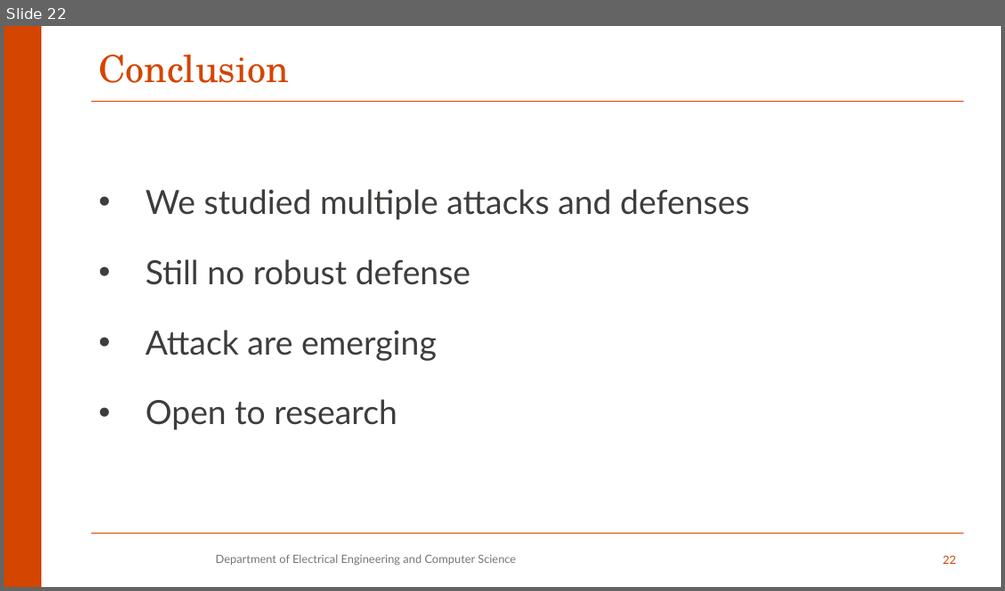
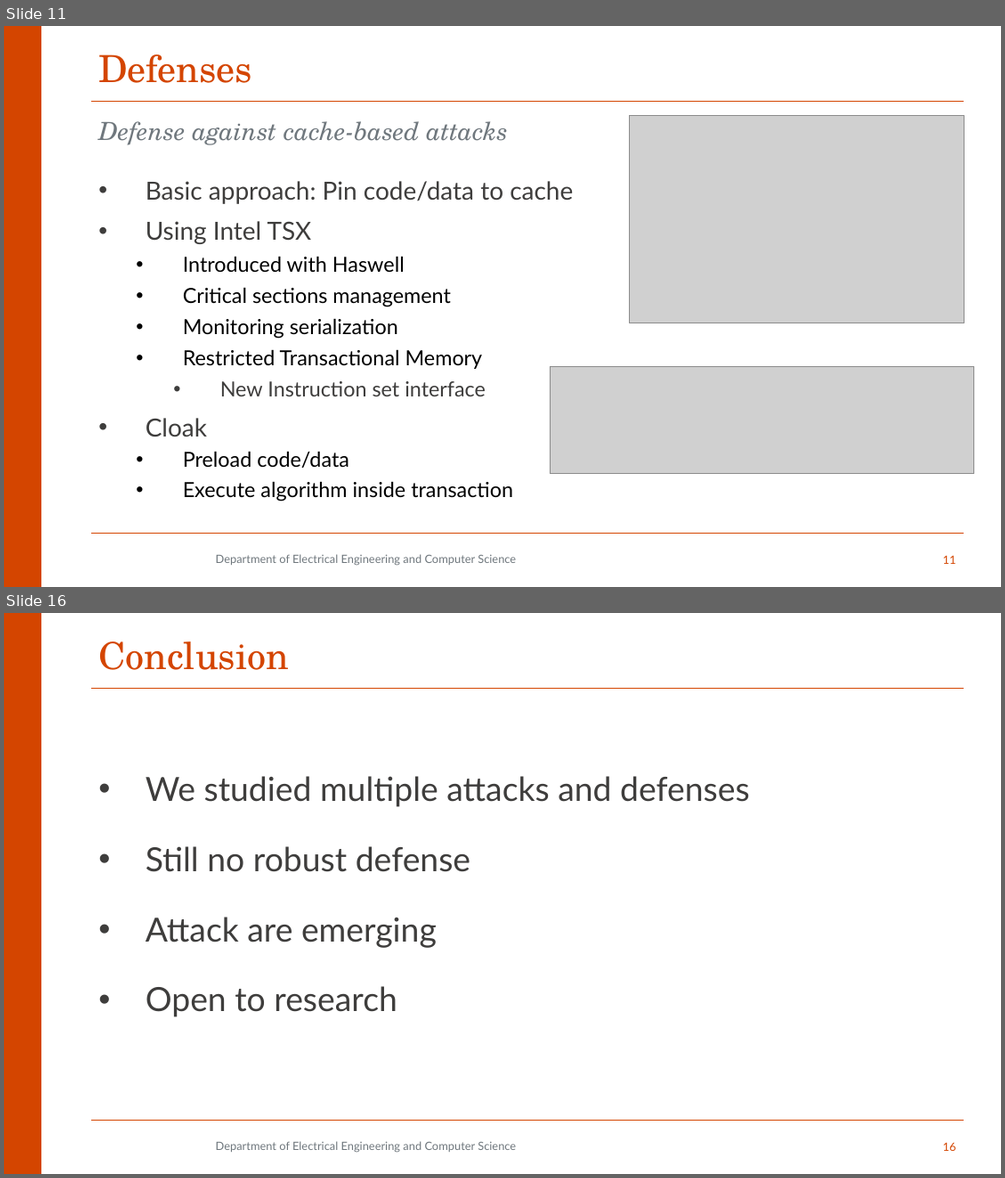
Before and after one commit to aminfallahi/A-Survey-on-SGX-Enclave-Privileged-Side-Channel-Attacks, a slide deck: Presentation/qe2.pptx. Shown one above the other, each under a label of ours: slide 22 before the commit, slides 11 and 16 after it; the slides between them are not shown. The pictures are 1005x591 and 1005x1178 pixels, drawn with LibreOffice and Linux fonts; fonts in the diff are those of the drawing; grey boxes stand for pictures; background and template pictures are left out. Boxes give left, top, right and bottom in pixels: in the first picture for what was removed or moved away, otherwise in the second. Text is boxed around its words. In the diff, an @@ line names an element or a change of style, - is before the commit and + after.

```diff
--- a/Presentation/qe2.pptx
+++ b/Presentation/qe2.pptx
@@ slide 11 added at [4, 26, 1001, 587], background #FFFFFF; not listed: 3 template elements that a slide beside it also shows @@
@@ title added at [98, 54, 252, 83], 36 pt, text #D44500 @@
+Defenses
@@ text added at [98, 121, 508, 145], 24 pt, text #6F777D, italic @@
+Defense against cache-based attacks
@@ picture added at [630, 116, 964, 323] @@
@@ text added at [146, 181, 573, 501], 20 pt, text #000000 @@
+• Basic approach: Pin code/data to cache
+• Using Intel TSX
+  • Introduced with Haswell
+  • Critical sections management
+  • Monitoring serialization
+  • Restricted Transactional Memory
+    • New Instruction set interface
+• Cloak
+  • Preload code/data
+  • Execute algorithm inside transaction
@@ picture added at [550, 366, 974, 474] @@
@@ text added at [216, 554, 516, 565], 11 pt, text #6F777D @@
+Department of Electrical Engineering and Computer Science
@@ page number added at [943, 555, 956, 564], 11 pt, text #D44500 @@
+11
@@ what was slide 22 is now slide 16 @@
@@ page number at [943, 1142, 956, 1151]: text changed @@
-22
+16
```
Also in this commit, not shown: 9 slides changed, 3 other slides added, 7 slides removed, 1 other file.
